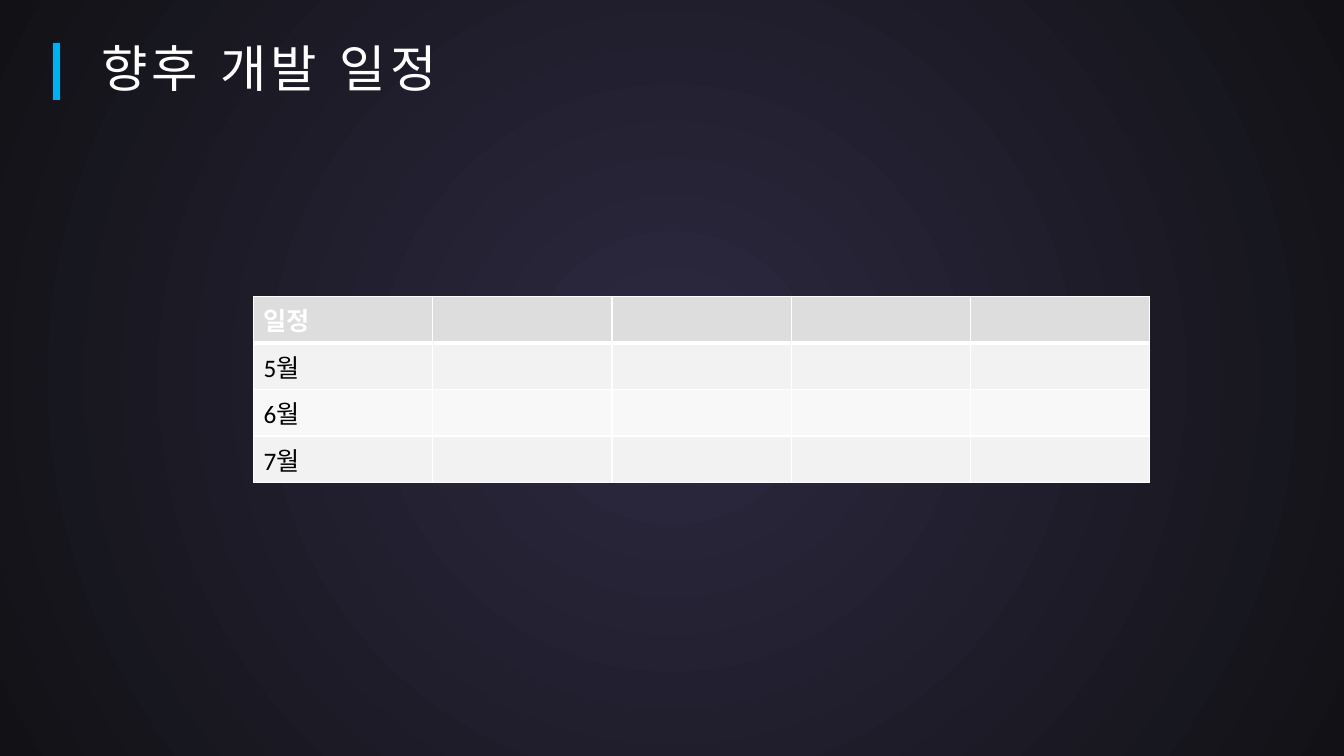
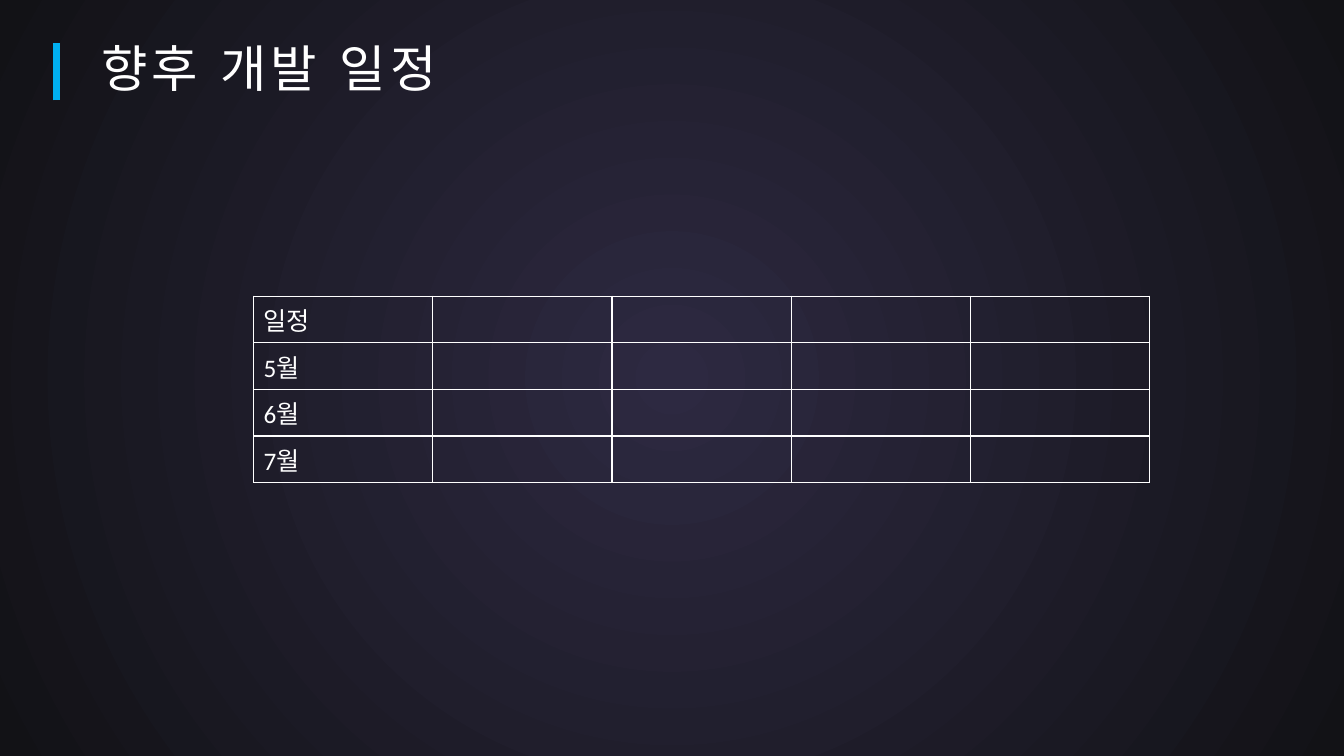
Before and after one commit to SuperTaeJun/GraduationWork, a slide deck: slide 14 of 작업일지 && 졸작자료/중간평가.pptx. Drawn at 1344x756 pixels with LibreOffice and Linux fonts; fonts in the diff are those of the drawing. Boxes give left, top, right and bottom in pixels: in the first picture for what was removed or moved away, otherwise in the second. Text is boxed around its words. In the diff, an @@ line names an element or a change of style, - is before the commit and + after.

```diff
--- a/작업일지 && 졸작자료/중간평가.pptx
+++ b/작업일지 && 졸작자료/중간평가.pptx
@@ table at bbox=[254, 296, 1151, 476] @@
@@ fill #DDDDDD to none in row 1, column 1 @@
@@ fill #F2F2F2 to none in 2 cells @@
@@ fill #F9F9F9 to none in row 3, column 1 @@
@@ bold off in "일정" @@
@@ text colour #000000 to #FFFFFF in "5월", "6월", "7월" @@
@@ borders changed @@
```
